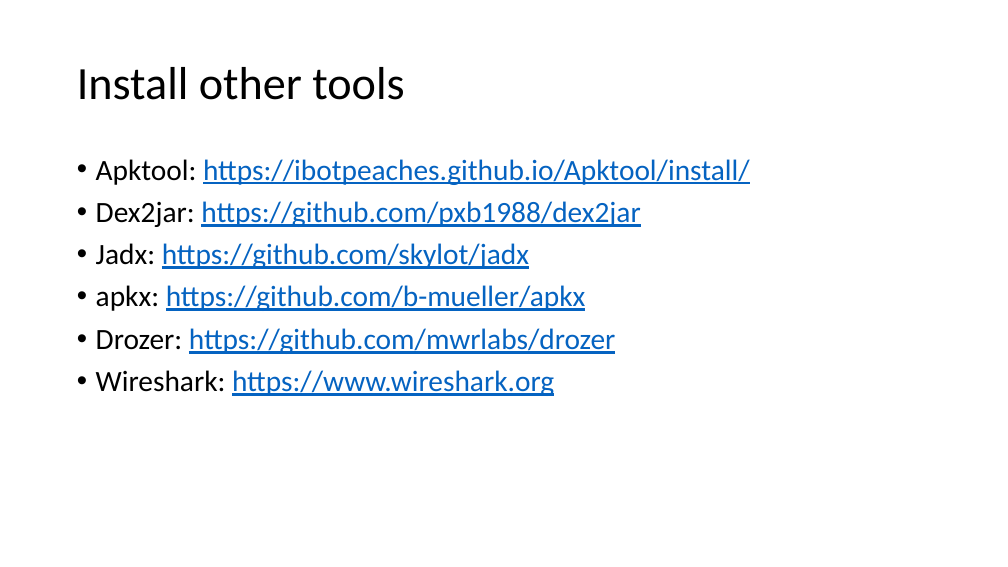
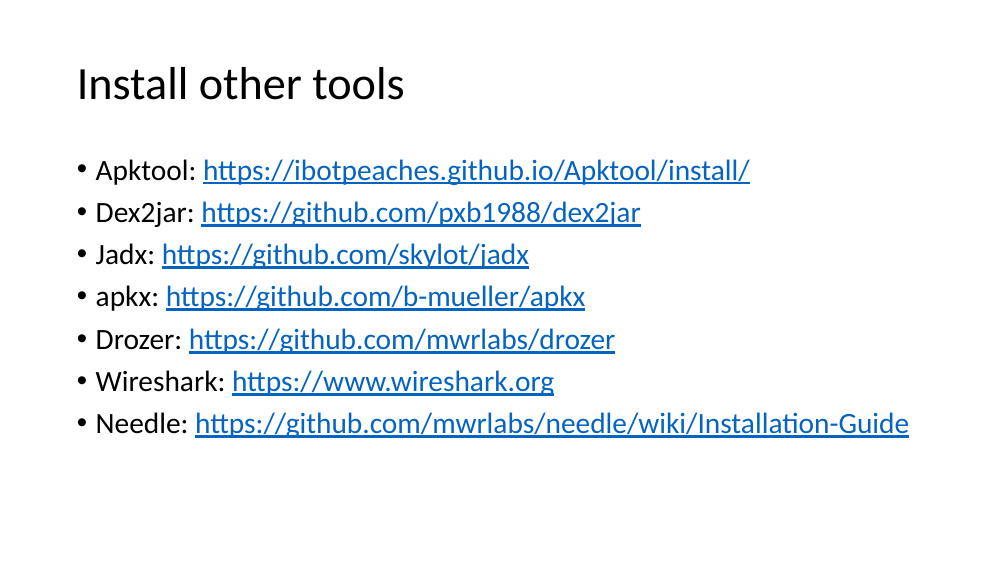
Before and after one commit to testrockytesting/OWASP-Bay-Area, a slide deck: slide 18 of Preparation-Bay-Area-Workshop.pptx. Drawn at 1008x567 pixels with LibreOffice and Linux fonts; fonts in the diff are those of the drawing. Boxes give left, top, right and bottom in pixels: in the first picture for what was removed or moved away, otherwise in the second. Text is boxed around its words. In the diff, an @@ line names an element or a change of style, - is before the commit and + after.

Commit message:
added final prepration slides

```diff
--- a/Preparation-Bay-Area-Workshop.pptx
+++ b/Preparation-Bay-Area-Workshop.pptx
@@ text at (x1=96, y1=412, x2=909, y2=438): paragraph added @@
+• Needle: https://github.com/mwrlabs/needle/wiki/Installation-Guide
```
